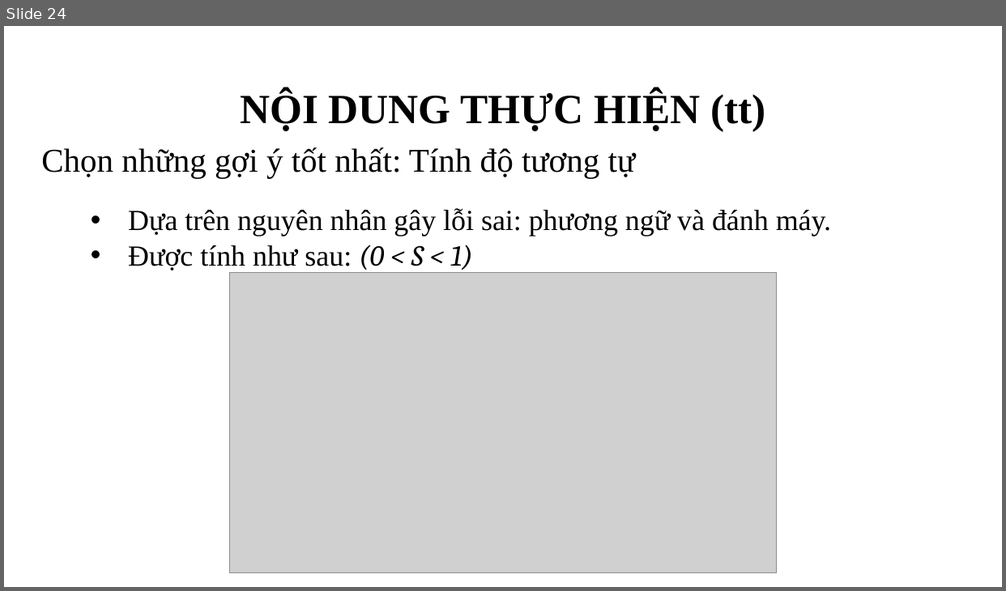
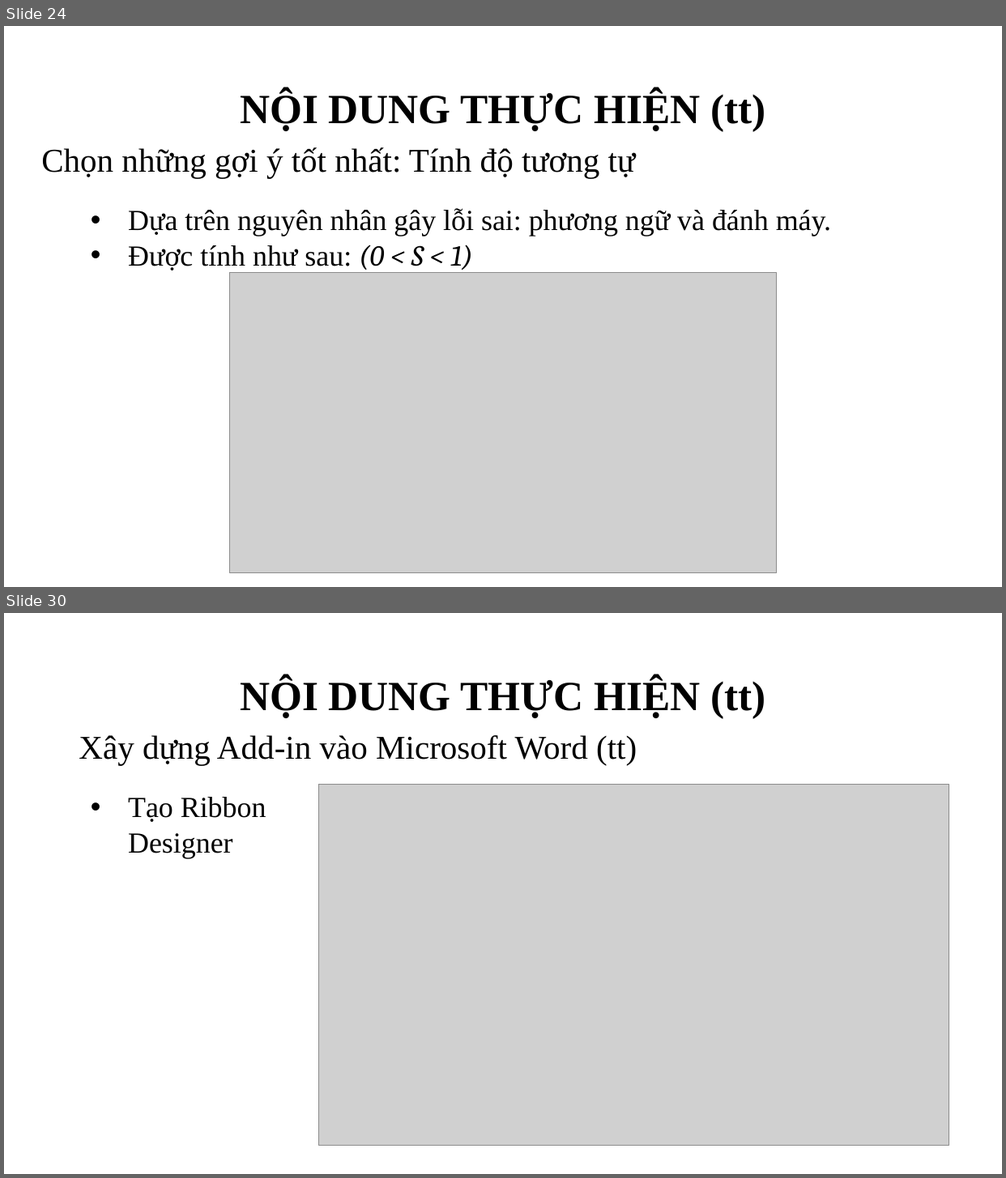
Before and after one commit to thanle95/Thesis_VietnameseCheckingSpelling, a slide deck: present.pptx. Shown one above the other, each under a label of ours: slide 24 before the commit, slides 24 and 30 after it; the slides between them are not shown. The pictures are 1006x591 and 1006x1178 pixels, drawn with LibreOffice and Linux fonts; fonts in the diff are those of the drawing; grey boxes stand for pictures; background and template pictures are left out. Boxes give left, top, right and bottom in pixels: in the first picture for what was removed or moved away, otherwise in the second. Text is boxed around its words. In the diff, an @@ line names an element or a change of style, - is before the commit and + after.

```diff
--- a/present.pptx
+++ b/present.pptx
@@ slide 30 added at (4,613,1002,1174), background picture (left out) @@
@@ title added at (240,678,765,719), 40 pt, text #000000, bold @@
+NỘI DUNG THỰC HIỆN (tt)
@@ text added at (79,735,637,765), 32 pt, text #000000 @@
+  Xây dựng Add-in vào Microsoft Word (tt)
@@ text added at (128,797,266,858), 28 pt, text #000000 @@
+• Tạo Ribbon Designer
@@ picture added at (319,785,949,1146) @@
```
Also in this commit, not shown: 10 slides changed, 13 other slides added, 1 slide removed, 2 other files.
